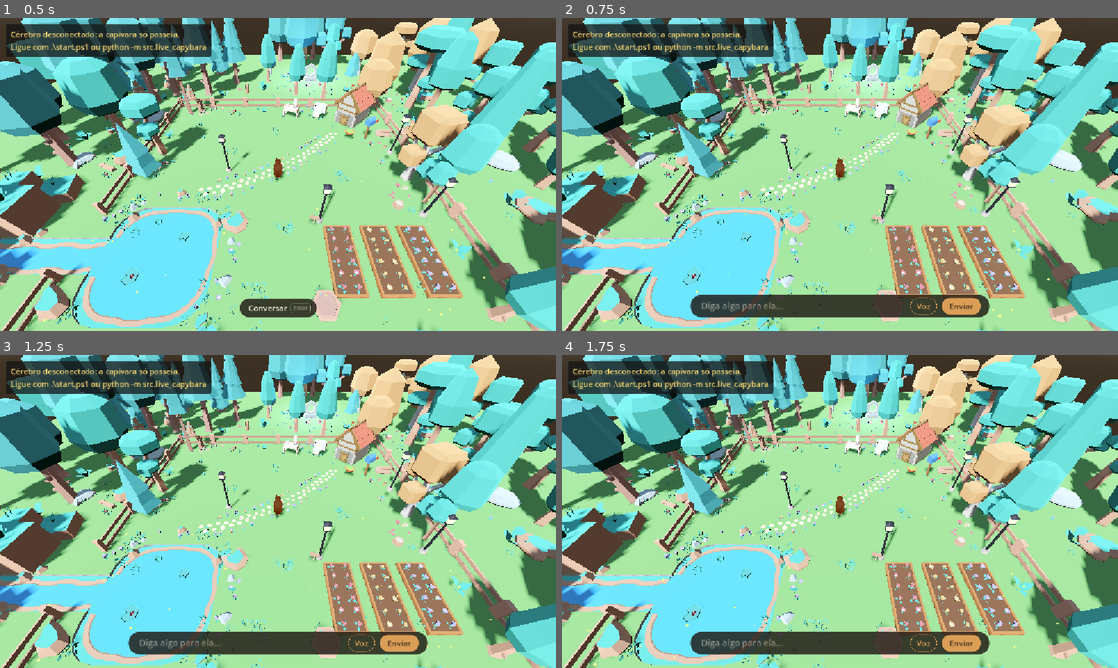
Above: before the commit, frames 1-4 (two rows, left to right).
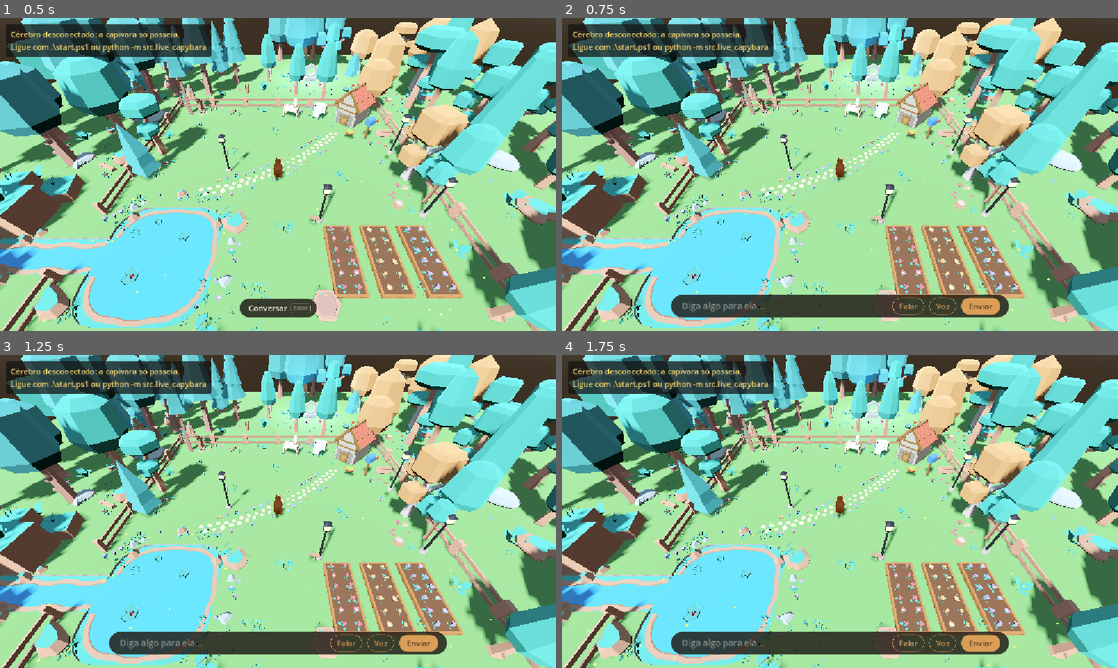
Above: after the commit, the same moments.

Repository: MatheusPatricioo/capivara-ia
Game: Godot game, scene res://scenes/world.tscn
The game is run twice, just before and just after one commit, with the same random seed, the same clock (stepped at 60 frames per second) and the same inputs.
Inputs (mouse positions are in pixels of both pictures, inside the frame that each line leads up to):
- Up to frame 1 (0.5 s): no input
- Up to frame 2 (0.75 s): click "Conversar" at 0.5 s
- Up to frame 3 (1.25 s): no input
- Up to frame 4 (1.75 s): click (906, 642) at 1.25 s, where only the run after the commit has a clickable "Falar"

Frame 1 is identical in both runs. In frame 2, 1.2% of the frame differs, in the area x 19-81%, y 88-96%; in frame 3, 1.2%; in frame 4, 1.2%.

Commit message:
feat: let her hear her creator in the world with a push-to-talk button
Holding Falar in the chat bar sends creator_talking; the brain records the microphone in between (CreatorEars), Whisper turns it into text on the worker thread, and she answers it like a typed message. The world gets heard with what she understood, shown in the chat field, or that she heard nothing. Releasing the button or the window losing focus always stops the recording.

Diff:
--- a/world/scripts/brain/brain_connection.gd
+++ b/world/scripts/brain/brain_connection.gd
@@ -34,6 +34,8 @@
 signal voice_mode_changed(mode: StringName)
 ## Her creator sent her a message, so the world can show she is thinking about it.
 signal creator_message_sent(text: String)
+## What she understood when her creator talked out loud ("" when she heard nothing).
+signal creator_heard(text: String)
 signal connection_changed(is_connected: bool)
 
 const DEFAULT_URL: String = "ws://127.0.0.1:8765"
@@ -124,6 +126,15 @@
 		return false
 	_socket.send_text(JSON.stringify({"type": "creator_said", "text": text}))
 	creator_message_sent.emit(text)
+	return true
+
+
+## Her creator pressed (true) or released (false) the talk button: the brain records the
+## microphone in between. False while the brain is offline: nobody is there to hear.
+func set_creator_talking(talking: bool) -> bool:
+	if not _is_connected:
+		return false
+	_socket.send_text(JSON.stringify({"type": "creator_talking", "talking": talking}))
 	return true
 
 
@@ -179,6 +190,11 @@
 			listening_requested.emit(float(message.get("seconds", 0.0)))
 		"speech":
 			_handle_speech(message)
+		"heard":
+			var heard_text: String = str(message.get("text", ""))
+			creator_heard.emit(heard_text)
+			if not heard_text.is_empty():
+				creator_message_sent.emit(heard_text)
 		_:
 			push_warning("Unknown message type from the brain: %s" % message.get("type"))
 
--- a/world/scripts/chat/creator_chat_box.gd
+++ b/world/scripts/chat/creator_chat_box.gd
@@ -8,7 +8,7 @@
 ## switches whether she also says them out loud.
 
 const LAYER: int = 5
-const BAR_WIDTH: float = 620.0
+const BAR_WIDTH: float = 700.0
 const BOTTOM_MARGIN: float = 28.0
 const FONT_SIZE: int = 18
 const KEYCAP_FONT_SIZE: int = 12
@@ -21,6 +21,8 @@
 const OPEN_BUTTON_TEXT: String = "Conversar"
 const OPEN_KEY_TEXT: String = "Enter"
 const SEND_BUTTON_TEXT: String = "Enviar"
+const HEARD_TEMPLATE: String = "Ela ouviu: %s"
+const HEARD_NOTHING_TEXT: String = "Ela não ouviu nada. Segure Falar e fale de novo."
 
 const BAR_COLOR: Color = Color(0.12, 0.09, 0.07, 0.82)
 const BUTTON_HOVER_COLOR: Color = Color(0.2, 0.15, 0.11, 0.9)
@@ -119,6 +121,7 @@
 	_message_field.add_theme_font_size_override("font_size", FONT_SIZE)
 	_message_field.text_submitted.connect(func(_text: String) -> void: _send())
 	row.add_child(_message_field)
+	row.add_child(_build_talk_button())
 	row.add_child(_build_voice_toggle())
 
 	var send_button: Button = Button.new()
@@ -133,6 +136,28 @@
 	send_button.pressed.connect(_send)
 	row.add_child(send_button)
 	return bar
+
+
+## Held down while her creator talks out loud: the brain records the microphone.
+func _build_talk_button() -> TalkButton:
+	var talk_button: TalkButton = TalkButton.new()
+	var idle_style: StyleBoxFlat = _rounded(Color(0, 0, 0, 0), 18.0, Vector2(14.0, 6.0))
+	idle_style.border_color = ACCENT_COLOR
+	idle_style.set_border_width_all(1)
+	talk_button.add_theme_stylebox_override("normal", idle_style)
+	talk_button.add_theme_stylebox_override("hover", idle_style)
+	talk_button.add_theme_stylebox_override("pressed", _rounded(ACCENT_COLOR, 18.0, Vector2(14.0, 6.0)))
+	talk_button.add_theme_color_override("font_color", ACCENT_COLOR)
+	talk_button.add_theme_color_override("font_hover_color", ACCENT_HOVER_COLOR)
+	talk_button.add_theme_color_override("font_pressed_color", BAR_COLOR)
+	talk_button.add_theme_font_size_override("font_size", FONT_SIZE - 2)
+	talk_button.heard.connect(_show_heard)
+	return talk_button
+
+
+## What she understood shows in the empty field for a moment, so he knows she got it.
+func _show_heard(text: String) -> void:
+	_message_field.placeholder_text = HEARD_TEMPLATE % text if not text.is_empty() else HEARD_NOTHING_TEXT
 
 
 ## Outlined in the accent color while her voice is on, faded while she is muted.
--- /dev/null
+++ b/world/scripts/chat/talk_button.gd
@@ -0,0 +1,45 @@
+class_name TalkButton
+extends Button
+
+## Push to talk: while her creator holds this button, the brain records the microphone.
+## Releasing it, or the window losing focus while held, ends the recording, so the
+## microphone is never left on.
+
+signal heard(text: String)
+
+const IDLE_TEXT: String = "Falar"
+const TALKING_TEXT: String = "Ouvindo…"
+const OFFLINE_TEXT: String = "Sem cérebro"
+const IDLE_TOOLTIP: String = "Segure enquanto fala com ela."
+
+var _is_talking: bool = false
+
+
+func _ready() -> void:
+	text = IDLE_TEXT
+	tooltip_text = IDLE_TOOLTIP
+	focus_mode = Control.FOCUS_NONE
+	button_down.connect(_start_talking)
+	button_up.connect(_stop_talking)
+	Brain.creator_heard.connect(func(heard_text: String) -> void: heard.emit(heard_text))
+
+
+func _notification(what: int) -> void:
+	if what == NOTIFICATION_APPLICATION_FOCUS_OUT:
+		_stop_talking()
+
+
+func _start_talking() -> void:
+	if not Brain.set_creator_talking(true):
+		text = OFFLINE_TEXT
+		return
+	_is_talking = true
+	text = TALKING_TEXT
+
+
+func _stop_talking() -> void:
+	text = IDLE_TEXT
+	if not _is_talking:
+		return
+	_is_talking = false
+	Brain.set_creator_talking(false)
Not shown, added: world/scripts/chat/talk_button.gd.uid
